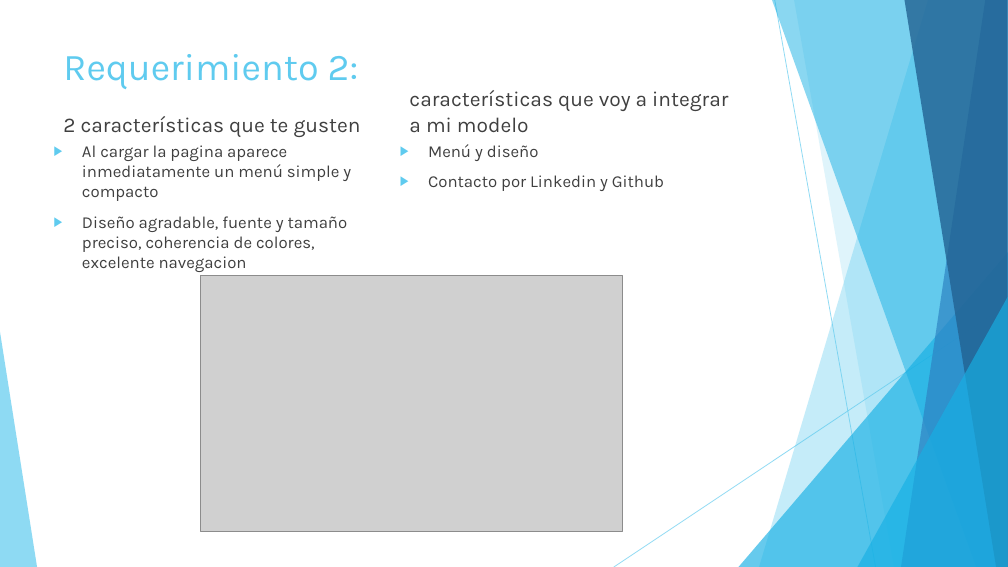
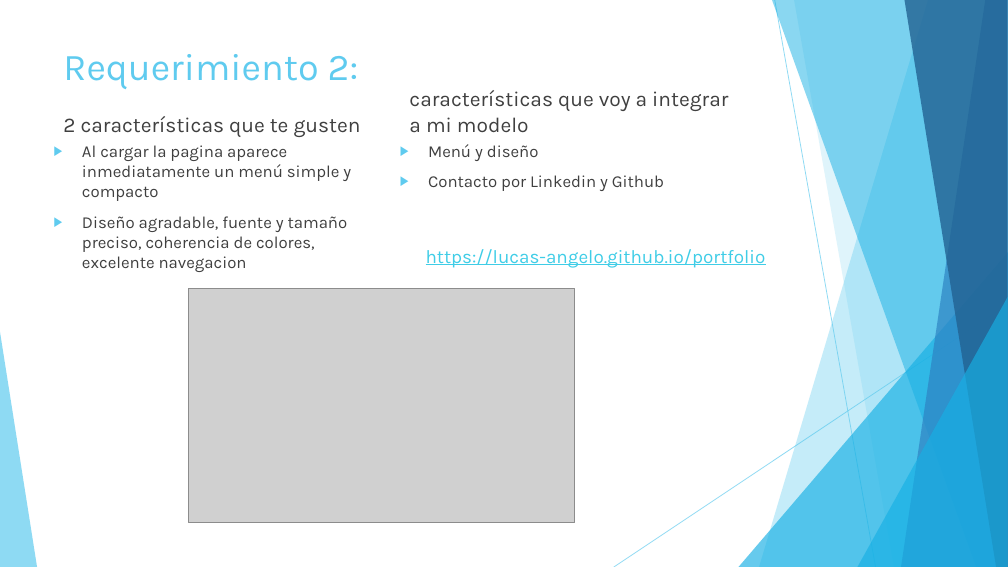
Before and after one commit to gonzaloparod1/gonzaloparod1.github.io, a slide deck: slide 3 of Desafío - Finalización del Proyecto/Desafío - Finalización del Proyecto.pptx. Drawn at 1008x567 pixels with LibreOffice and Linux fonts; fonts in the diff are those of the drawing; grey boxes stand for pictures. Boxes give left, top, right and bottom in pixels: in the first picture for what was removed or moved away, otherwise in the second. Text is boxed around its words. In the diff, an @@ line names an element or a change of style, - is before the commit and + after.

Commit message:
modified ppt

```diff
--- a/Desafío - Finalización del Proyecto/Desafío - Finalización del Proyecto.pptx
+++ b/Desafío - Finalización del Proyecto/Desafío - Finalización del Proyecto.pptx
@@ text added at box(426, 249, 766, 268), 18 pt, text #3FCDE7, underline @@
+https://lucas-angelo.github.io/portfolio
@@ picture: place and size @@
-picture at box(200, 275, 622, 532)
+picture at box(188, 288, 575, 523)
```
